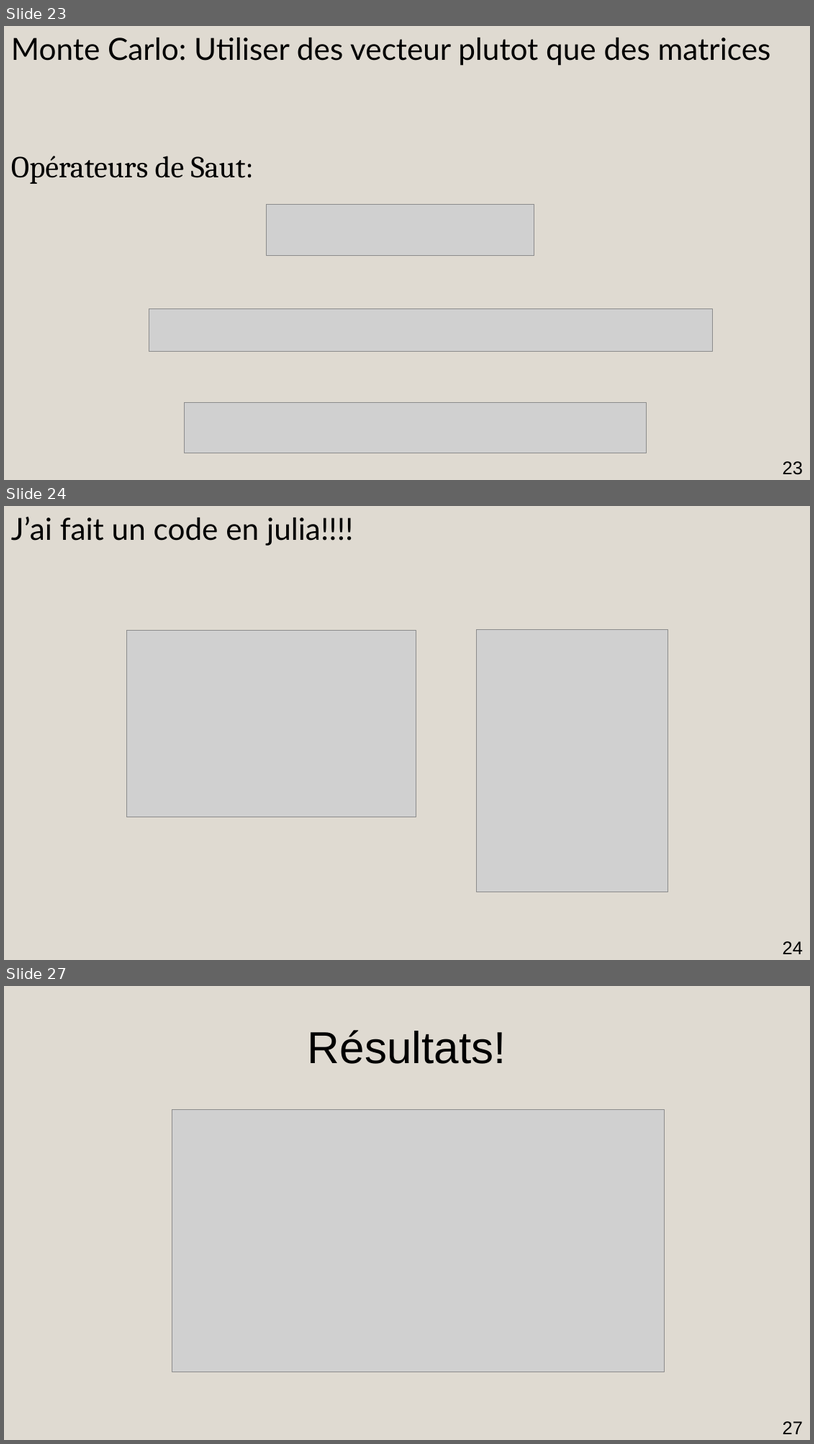
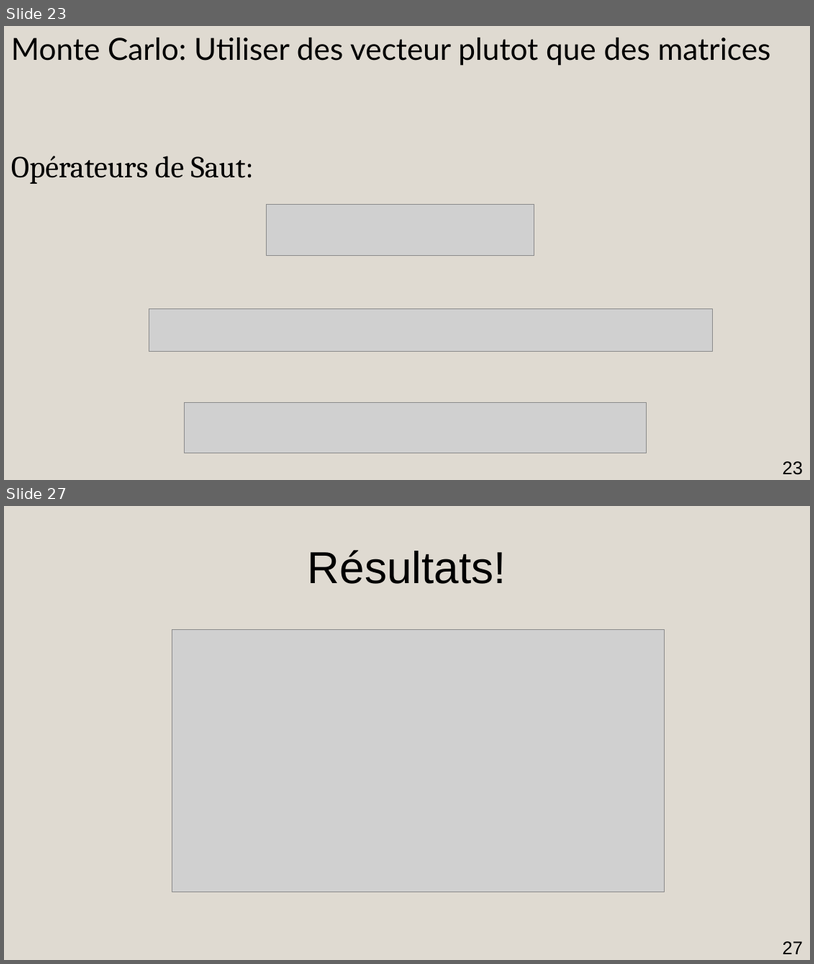
Before and after one commit to AmdaU/presentations, a slide deck: Seminaire/Seminaire.odp. Shown one above the other, each under a label of ours: slides 23, 24 and 27 before the commit, slides 23 and 27 after it; the slides between them are not shown. The pictures are 814x1444 and 814x964 pixels, drawn with LibreOffice and Linux fonts; fonts in the diff are those of the drawing; grey boxes stand for pictures. Boxes give left, top, right and bottom in pixels: in the first picture for what was removed or moved away, otherwise in the second. Text is boxed around its words. In the diff, an @@ line names an element or a change of style, - is before the commit and + after.

```diff
--- a/Seminaire/Seminaire.odp
+++ b/Seminaire/Seminaire.odp
@@ slide 24 removed at box(4, 506, 810, 960), background #DFDAD1 @@
@@ text removed at box(11, 517, 353, 546) @@
-J’ai fait un code en julia!!!!
@@ picture removed at box(127, 630, 417, 816) @@
@@ picture removed at box(478, 630, 669, 892) @@
@@ page number removed at box(783, 941, 803, 954) @@
-24
```
Also in this commit, not shown: 3 slides changed, 3 slides added, 2 other slides removed, 1 other file.
